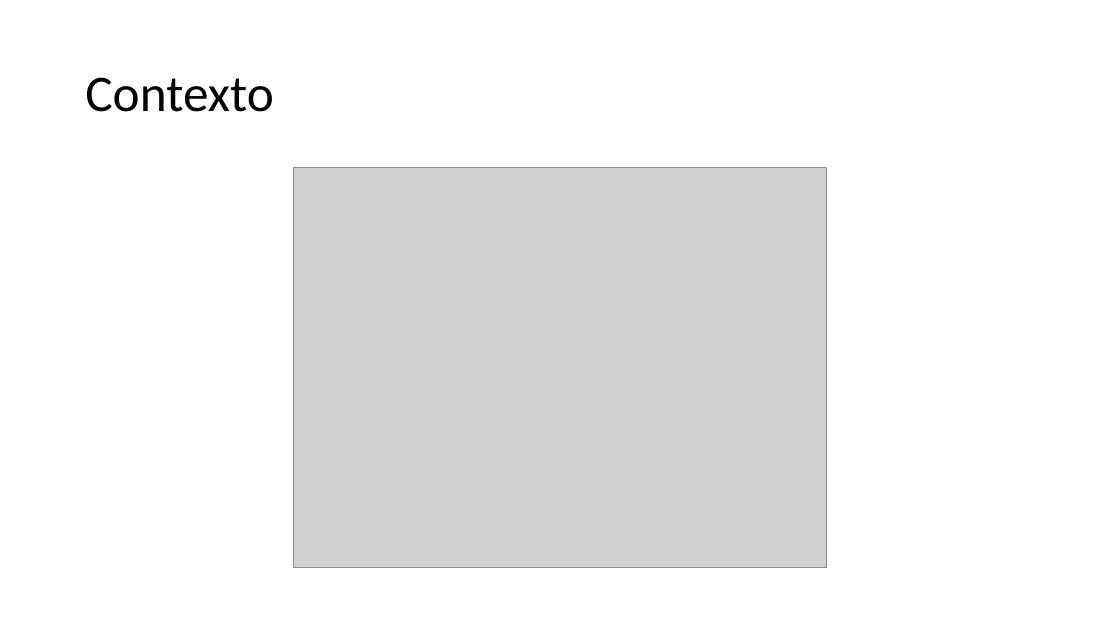
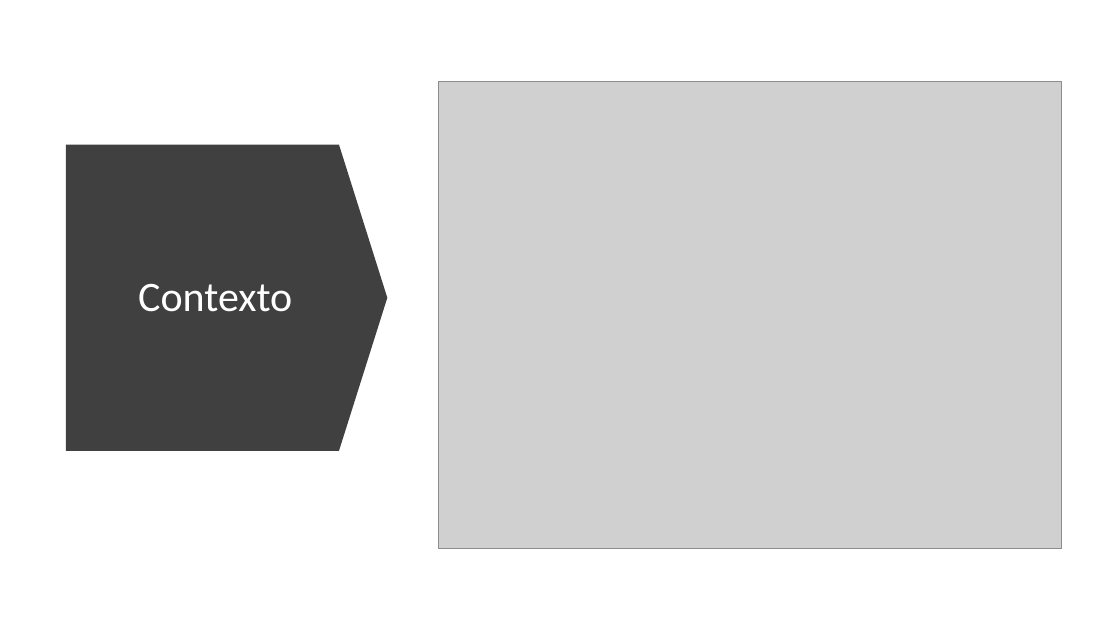
Before and after one commit to AISS-2021-L6-G02/AISS-2021-L6-G02, a slide deck: slide 3 of Documentos/NuestraDocumentacion/presentacion openapi.pptx. Drawn at 1120x630 pixels with LibreOffice and Linux fonts; fonts in the diff are those of the drawing; grey boxes stand for pictures. Boxes give left, top, right and bottom in pixels: in the first picture for what was removed or moved away, otherwise in the second. Text is boxed around its words. In the diff, an @@ line names an element or a change of style, - is before the commit and + after.

```diff
--- a/Documentos/NuestraDocumentacion/presentacion openapi.pptx
+++ b/Documentos/NuestraDocumentacion/presentacion openapi.pptx
@@ picture: place and size @@
-picture at [293,168,826,568]
+picture at [439,82,1062,549]
@@ down arrow added at [66,145,388,451], fill #404040 @@
@@ title "Contexto": place and size @@
-title "Contexto" at [85,77,274,112]
+title "Contexto" at [138,283,292,312]
@@ title "Contexto" at [138,283,292,312]: size 44 to 36 pt, text colour #000000 to #FFFFFF; alignment left to centre @@
```
Also in this commit, not shown: 4 other slides changed.
